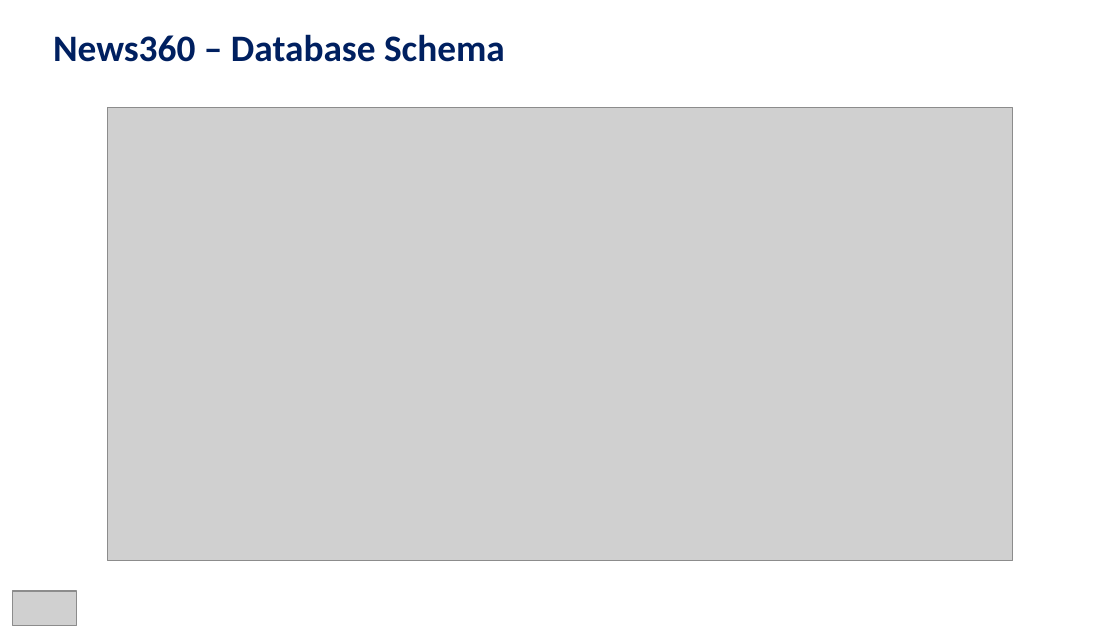
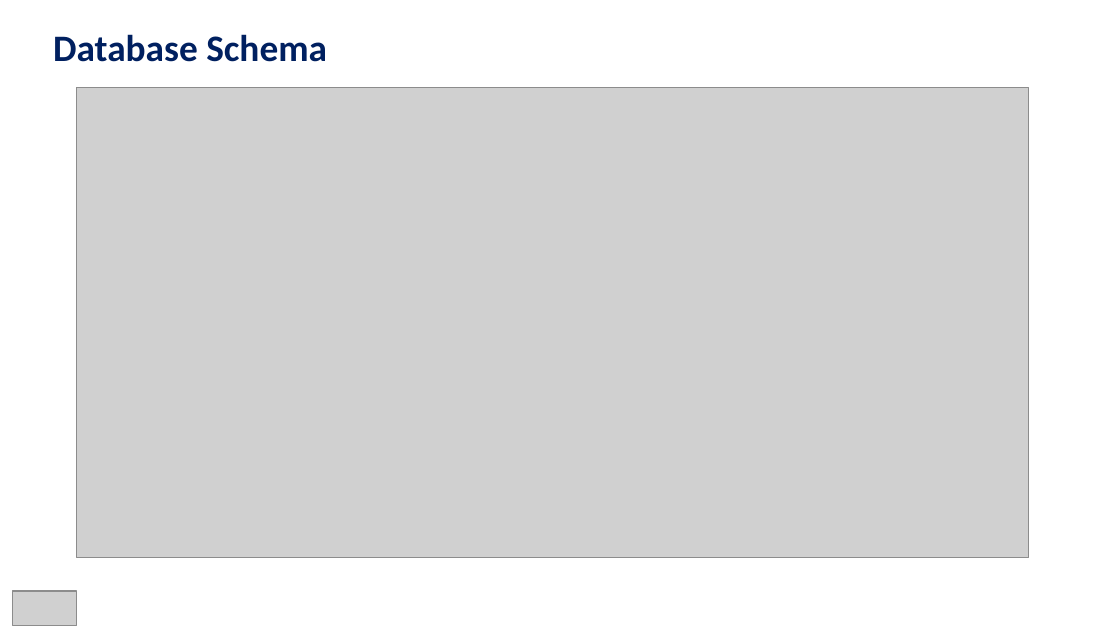
Before and after one commit to HenryQuillin/g380, a slide deck: slide 9 of NewsNudge.pptx (slide 8 before the commit). Drawn at 1120x630 pixels with LibreOffice and Linux fonts; fonts in the diff are those of the drawing; grey boxes stand for pictures. Boxes give left, top, right and bottom in pixels: in the first picture for what was removed or moved away, otherwise in the second. Text is boxed around its words. In the diff, an @@ line names an element or a change of style, - is before the commit and + after.

```diff
--- a/NewsNudge.pptx
+++ b/NewsNudge.pptx
@@ text at (53, 34, 327, 62): text changed @@
-News360 – Database Schema
+Database Schema
@@ picture: place and size @@
-picture at (108, 108, 1012, 561)
+picture at (77, 87, 1029, 558)
```
Also in this commit, not shown: 5 other slides changed, 5 slides added, 7 slides removed.
